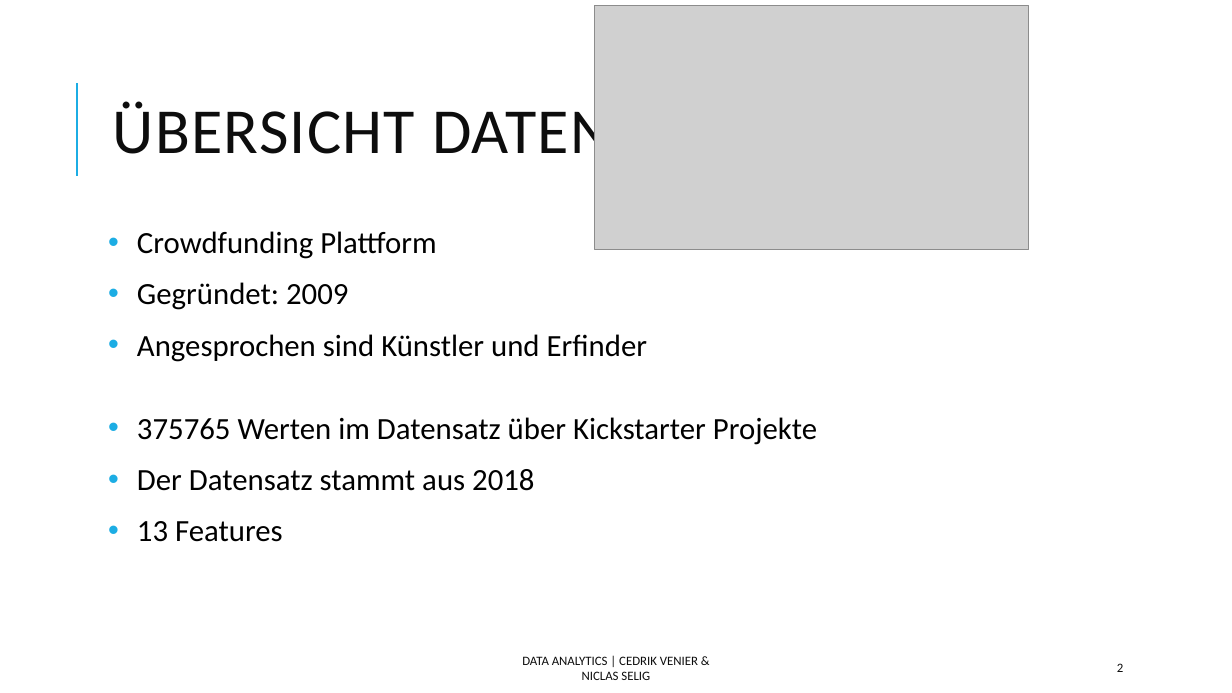
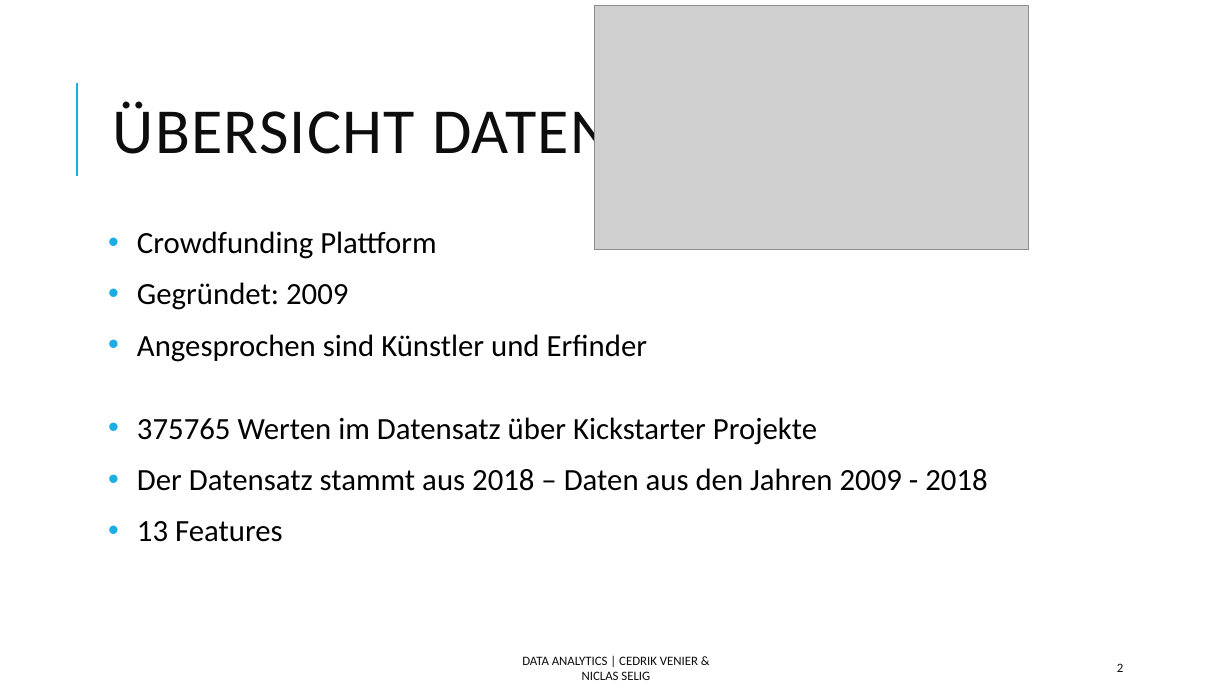
Before and after one commit to Cedrik-V/DataAnalyticsKickstarterWS21-22, a slide deck: slide 2 of Präsi.pptx. Drawn at 1232x693 pixels with LibreOffice and Linux fonts; fonts in the diff are those of the drawing; grey boxes stand for pictures. Boxes give left, top, right and bottom in pixels: in the first picture for what was removed or moved away, otherwise in the second. Text is boxed around its words. In the diff, an @@ line names an element or a change of style, - is before the commit and + after.

```diff
--- a/Präsi.pptx
+++ b/Präsi.pptx
@@ text at bbox=[137, 468, 987, 491]: text changed @@
-• Der Datensatz stammt aus 2018
+• Der Datensatz stammt aus 2018 – Daten aus den Jahren 2009 - 2018
```
Also in this commit, not shown: 1 other slide changed, 1 slide added.
